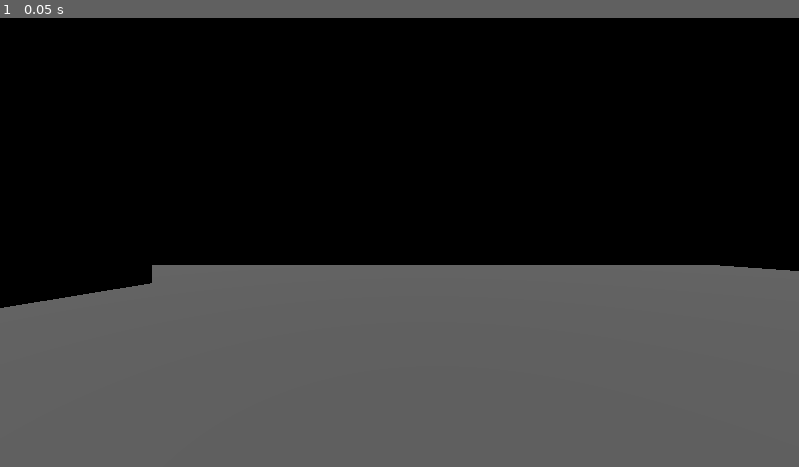
Above: before the commit, frame 1.
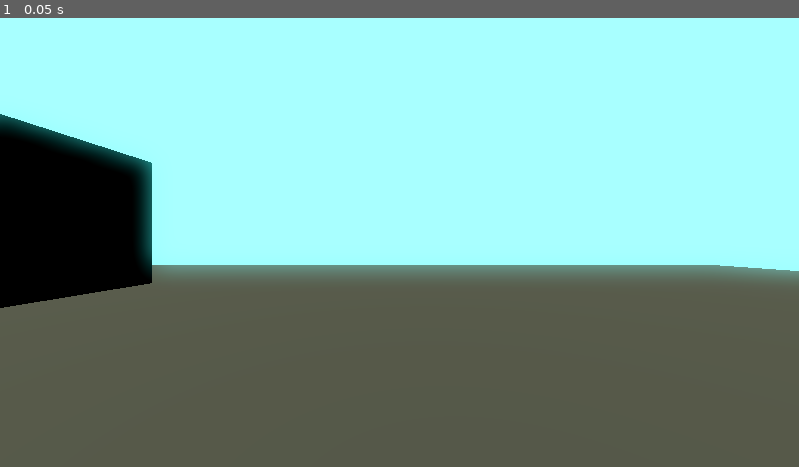
Above: after the commit, the same moment.

Repository: Akrus987/rwr
Game: Godot game, scene res://node_3d.tscn
The game is run twice, just before and just after one commit, with the same random seed, the same clock (stepped at 60 frames per second) and the same inputs.
Inputs:
- Up to frame 1 (0.05 s): no input

The runs differ from the first frame. In frame 1, 52% of the frame differs, in the area x 0-100%, y 0-58%.

Commit message:
new release

Diff:
--- a/wirtualna3d-main/node_3d.tscn
+++ b/wirtualna3d-main/node_3d.tscn
@@ -24,17 +24,30 @@
 [sub_resource type="BoxShape3D" id="BoxShape3D_4arys"]
 size = Vector3(1.0280151, 1.0435181, 1.028595)
 
+[sub_resource type="PhysicalSkyMaterial" id="PhysicalSkyMaterial_a202f"]
+rayleigh_coefficient = 19.49
+rayleigh_color = Color(0.7581211, 0.06217231, 0.09889393, 1)
+
 [sub_resource type="Sky" id="Sky_6iypd"]
+sky_material = SubResource("PhysicalSkyMaterial_a202f")
 
 [sub_resource type="Environment" id="Environment_tereu"]
-background_mode = 2
+background_mode = 1
+background_color = Color(0.10352026, 0.4534643, 0.4402589, 0.5294118)
 background_energy_multiplier = 1.44
 sky = SubResource("Sky_6iypd")
 sky_custom_fov = 16.7
-ambient_light_source = 3
-ambient_light_color = Color(0.27098608, 0.49755841, 0.47848988, 1)
+ambient_light_source = 2
+ambient_light_energy = 1.77
+tonemap_mode = 1
+ssr_enabled = true
+ssr_max_steps = 69
+ssr_fade_in = 0.42426375
+ssr_depth_tolerance = 9.71
+glow_enabled = true
+glow_normalized = true
 
-[sub_resource type="CameraAttributesPractical" id="CameraAttributesPractical_cdqbm"]
+[sub_resource type="CameraAttributesPractical" id="CameraAttributesPractical_noarx"]
 
 [sub_resource type="Compositor" id="Compositor_imku0"]
 
@@ -104,8 +117,15 @@
 
 [node name="DirectionalLight3D" type="DirectionalLight3D" parent="." unique_id=876250992]
 transform = Transform3D(0.82609826, 0.22199652, -0.5179567, 0, 0.91913533, 0.3939419, 0.56352603, -0.3254347, 0.7592961, -1.593, 3.338, 3.427)
+light_color = Color(0.9065444, 0.9380421, 0.7860957, 1)
+shadow_enabled = true
+shadow_bias = 0.694
+shadow_normal_bias = 1.901
+directional_shadow_mode = 0
+directional_shadow_fade_start = 1.0
+directional_shadow_max_distance = 933.0
 
 [node name="WorldEnvironment" type="WorldEnvironment" parent="." unique_id=38388321]
 environment = SubResource("Environment_tereu")
-camera_attributes = SubResource("CameraAttributesPractical_cdqbm")
+camera_attributes = SubResource("CameraAttributesPractical_noarx")
 compositor = SubResource("Compositor_imku0")
Binary file added: wirtualna3d-main/docs/index.apple-touch-icon.png
Binary file added: wirtualna3d-main/docs/index.icon.png
Binary file added: wirtualna3d-main/docs/index.png
Not shown, changed: wirtualna3d-main/export_presets.cfg
Not shown, added: wirtualna3d-main/docs/index.audio.position.worklet.js
Not shown, added: wirtualna3d-main/docs/index.audio.worklet.js
Not shown, added: wirtualna3d-main/docs/index.html
Not shown, added: wirtualna3d-main/docs/index.js
Not shown, added: wirtualna3d-main/docs/index.pck
Not shown, added: wirtualna3d-main/docs/index.wasm
